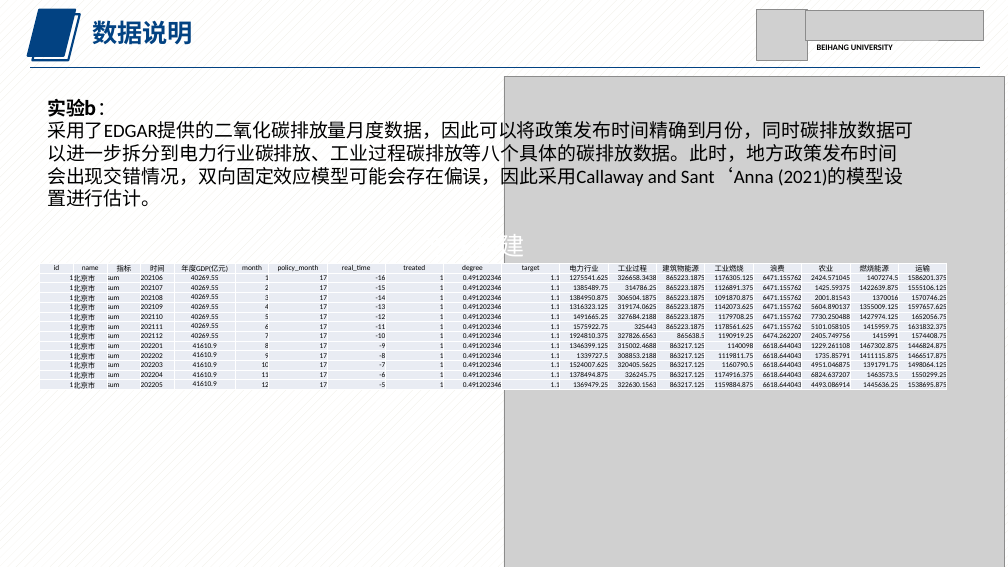
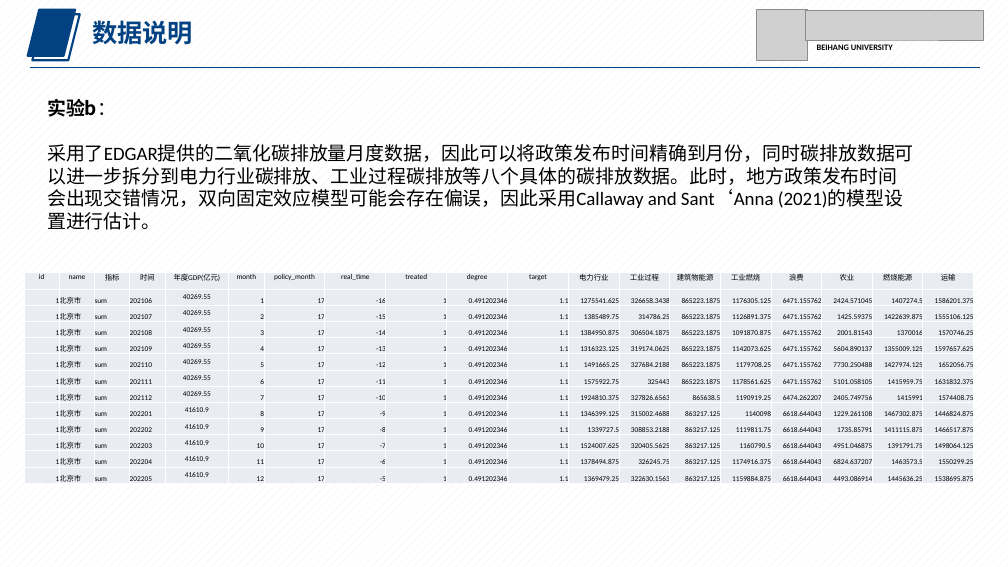
Before and after one commit to ccccchaoo/policy-diffusion, a slide deck: slide 11 of did测试/内容汇报1111.pptx (slide 10 before the commit). Drawn at 1008x567 pixels with LibreOffice and Linux fonts; fonts in the diff are those of the drawing; grey boxes stand for pictures. Boxes give left, top, right and bottom in pixels: in the first picture for what was removed or moved away, otherwise in the second. Text is boxed around its words. In the diff, an @@ line names an element or a change of style, - is before the commit and + after.

```diff
--- a/did测试/内容汇报1111.pptx
+++ b/did测试/内容汇报1111.pptx
@@ picture removed at (x1=504, y1=76, x2=1005, y2=567) @@
@@ text "实验b：" rewrapped from (x1=47, y1=98, x2=914, y2=207) to (x1=47, y1=98, x2=914, y2=230) @@
@@ text removed at (x1=424, y1=229, x2=525, y2=262) @@
-方法构建
@@ table resized from (x1=40, y1=263, x2=950, y2=393) to (x1=24, y1=272, x2=977, y2=485) @@
```
Also in this commit, not shown: 10 other slides changed, 3 slides added.
